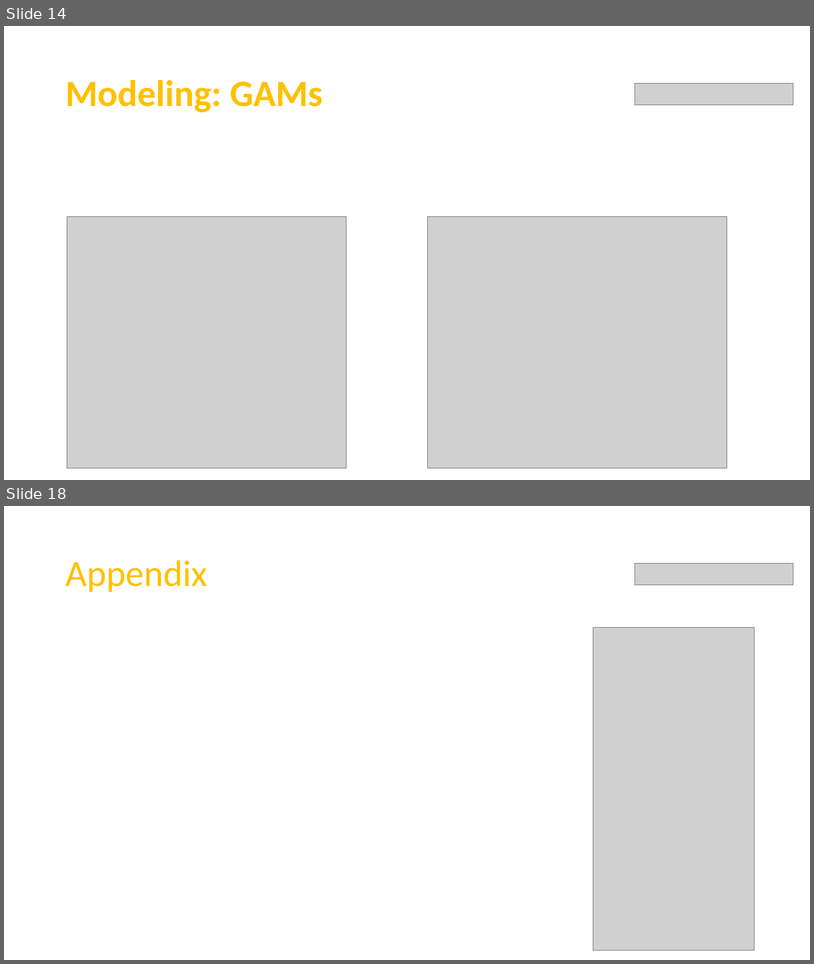
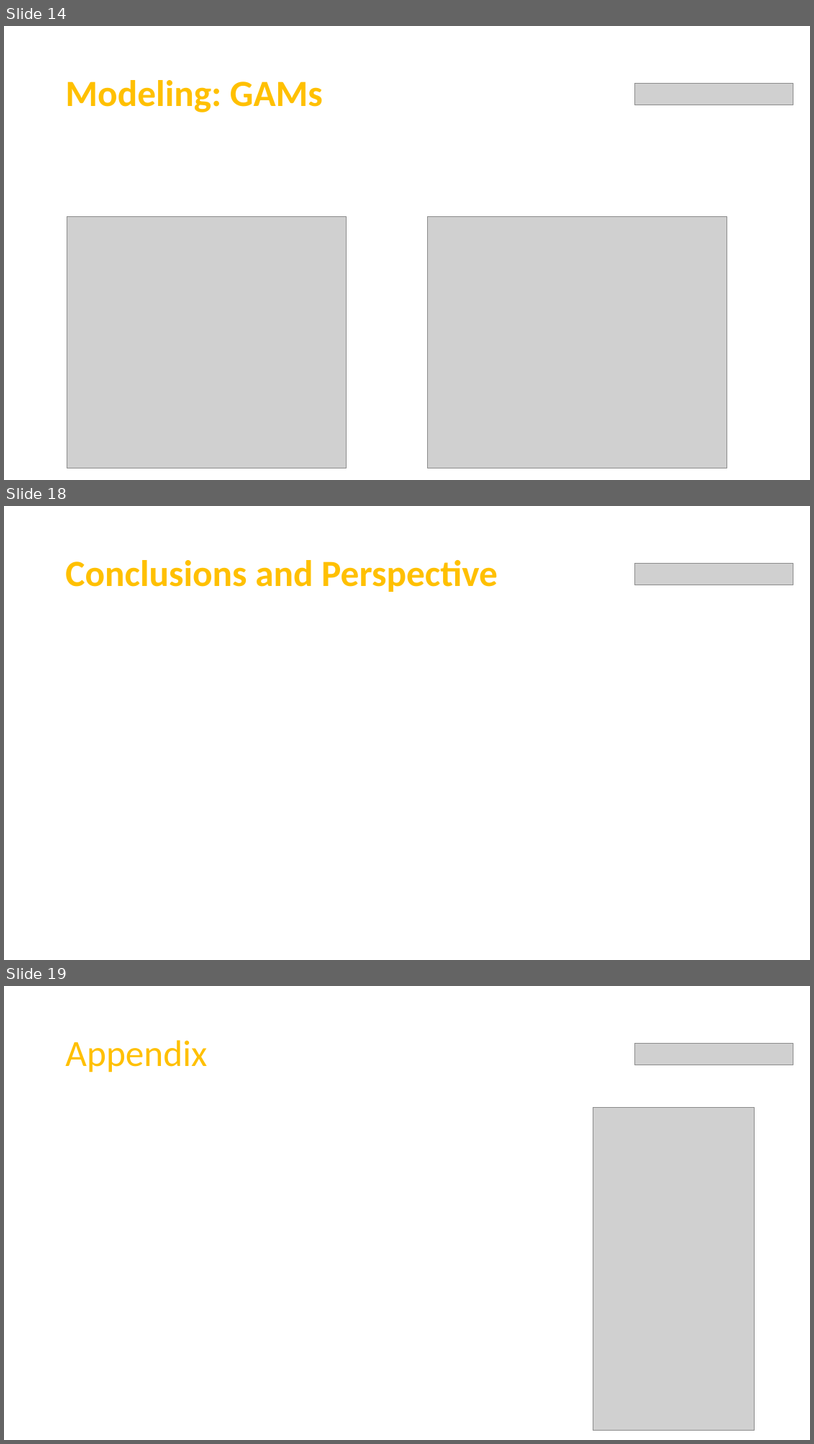
Before and after one commit to Team7-MSBA/Machine-Learning-Final-Project, a slide deck: FinalPresentation.pptx. Shown one above the other, each under a label of ours: slides 14 and 18 before the commit, slides 14, 18 and 19 after it; the slides between them are not shown. The pictures are 814x964 and 814x1444 pixels, drawn with LibreOffice and Linux fonts; fonts in the diff are those of the drawing; grey boxes stand for pictures. Boxes give left, top, right and bottom in pixels: in the first picture for what was removed or moved away, otherwise in the second. Text is boxed around its words. In the diff, an @@ line names an element or a change of style, - is before the commit and + after.

```diff
--- a/FinalPresentation.pptx
+++ b/FinalPresentation.pptx
@@ slide 18 added at (x1=4, y1=506, x2=810, y2=960), background #000000 @@
@@ rectangle added at (x1=4, y1=506, x2=810, y2=618), fill #FFFFFF @@
@@ title added at (x1=65, y1=560, x2=498, y2=592), 44 pt, text #FFC000, bold @@
+Conclusions and Perspective
@@ picture added at (x1=635, y1=564, x2=793, y2=585) @@
@@ rectangle added at (x1=4, y1=618, x2=810, y2=960), fill #000000 @@
@@ what was slide 18 is now slide 19 @@
```
Also in this commit, not shown: 8 slides changed.
